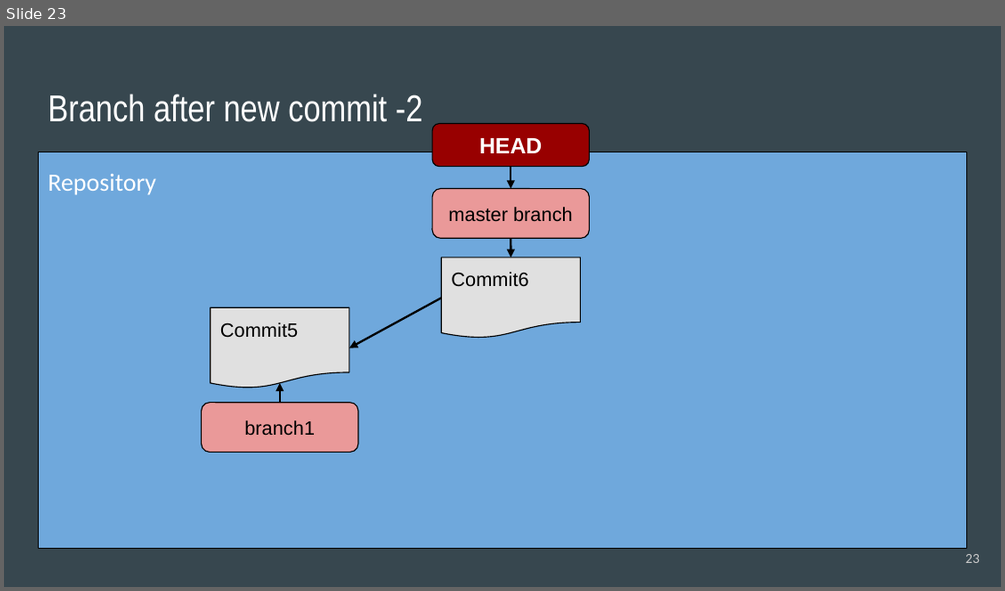
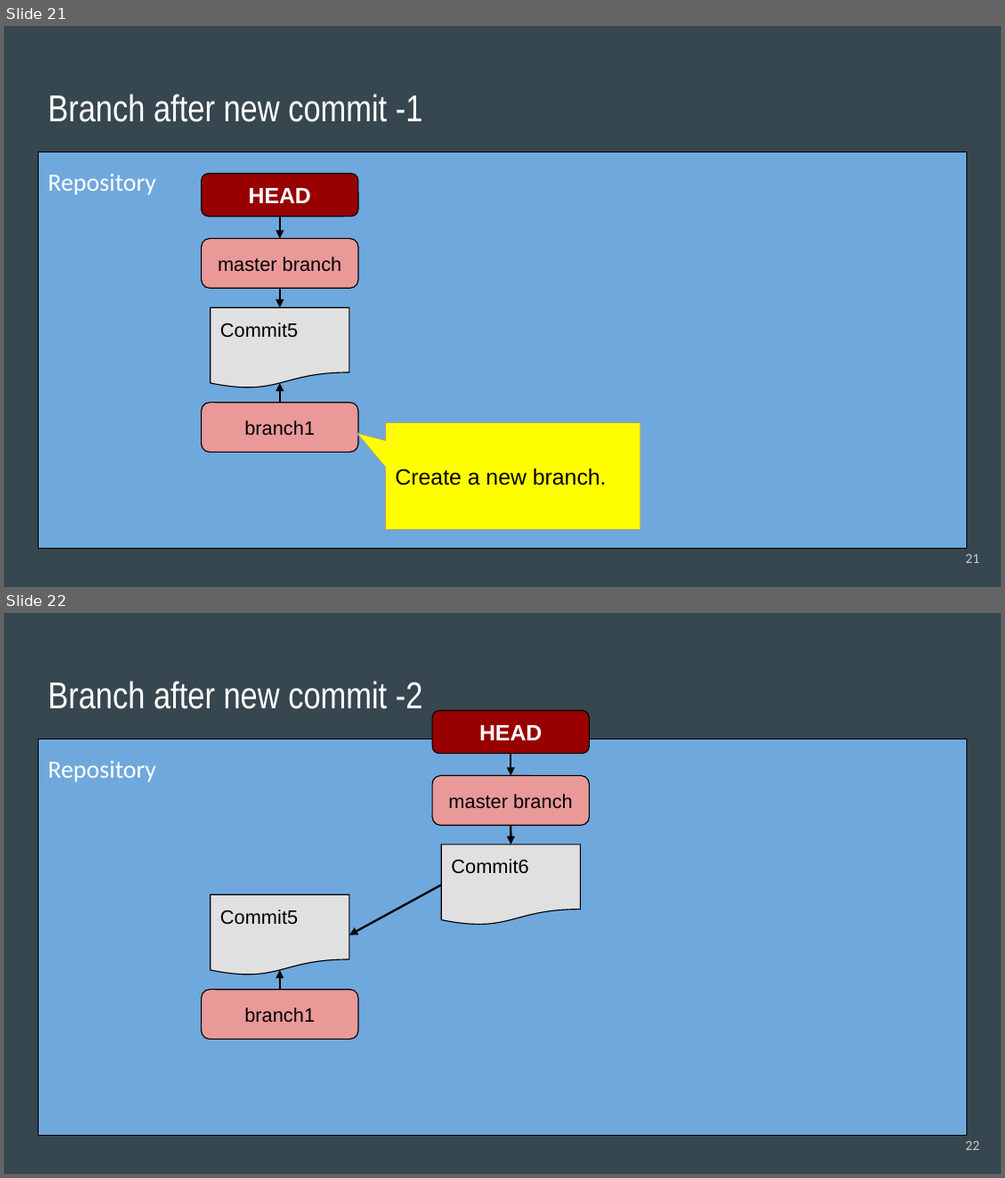
Before and after one commit to acchi17/StudyGit, a slide deck: GitStudySession.pptx. Shown one above the other, each under a label of ours: slide 23 before the commit, slides 21 and 22 after it. The pictures are 1005x591 and 1005x1178 pixels, drawn with LibreOffice and Linux fonts; fonts in the diff are those of the drawing. Boxes give left, top, right and bottom in pixels: in the first picture for what was removed or moved away, otherwise in the second. Text is boxed around its words. In the diff, an @@ line names an element or a change of style, - is before the commit and + after.

```diff
--- a/GitStudySession.pptx
+++ b/GitStudySession.pptx
@@ slide 21 added at (4, 26, 1001, 587), background #37474F @@
@@ title added at (48, 94, 423, 122), 27 pt, text #FFFFFF @@
+Branch after new commit -1
@@ text added at (38, 151, 967, 548), fill #6FA8DC, outline #000000 0.75 pt, 18 pt, text #FFFFFF @@
+Repository
@@ rounded rectangle added at (202, 174, 358, 216), fill #980000, outline #000000 0.75 pt, 16 pt, text #FFFFFF, bold @@
+HEAD
@@ rounded rectangle added at (202, 239, 358, 289), fill #EA9999, outline #000000 0.75 pt, 14 pt, text #000000 @@
+master branch
@@ arrow added from (280, 216) to (280, 239), #000000 1.5 pt @@
@@ arrow added from (280, 289) to (280, 307), #000000 1.5 pt @@
@@ flow chart document added at (210, 307, 349, 388), fill #E0E0E0, outline #000000 0.75 pt, 14 pt, text #000000 @@
+Commit5
@@ arrow added from (280, 402) to (280, 383), #000000 1.5 pt @@
@@ rounded rectangle added at (202, 402, 358, 451), fill #EA9999, outline #000000 0.75 pt, 14 pt, text #000000 @@
+branch1
@@ rounded speech box added at (385, 423, 640, 531), fill #FFFF00, outline #9E9E9E 0.75 pt, 16 pt, text #000000 @@
+Create a new branch.
@@ page number added at (965, 554, 979, 563), 10 pt, text #CACACA @@
+21
@@ what was slide 23 is now slide 22 @@
@@ page number at (965, 1141, 979, 1150): text changed @@
-23
+22
```
Also in this commit, not shown: 11 slides changed, 5 other slides added.
